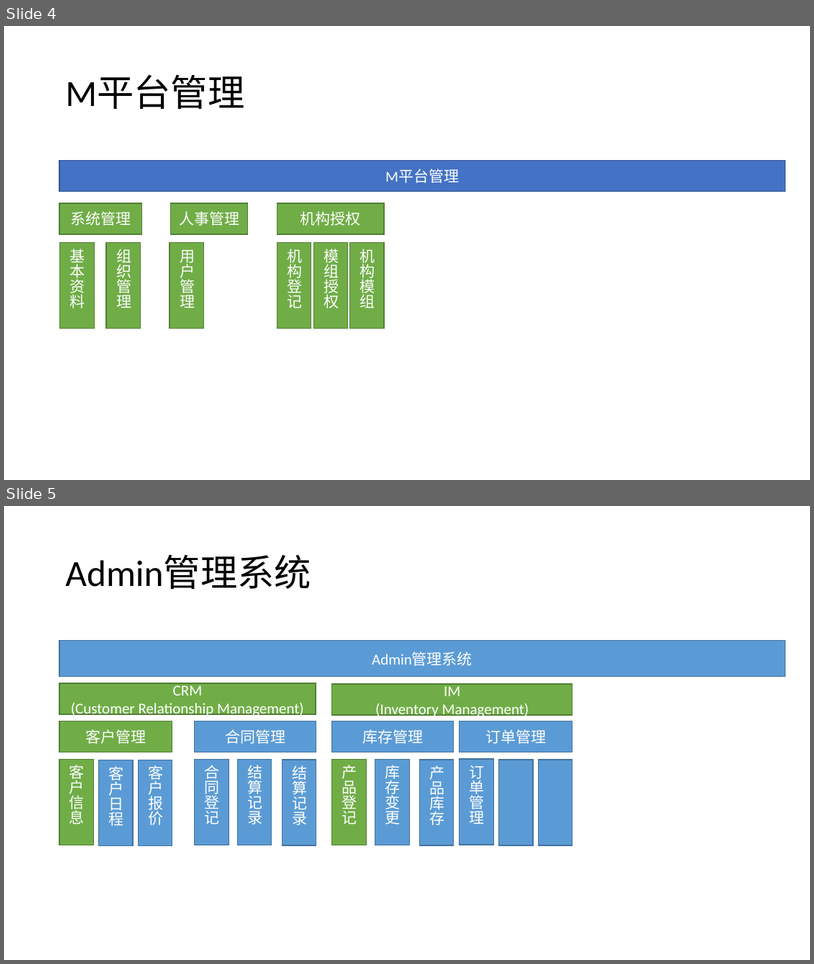
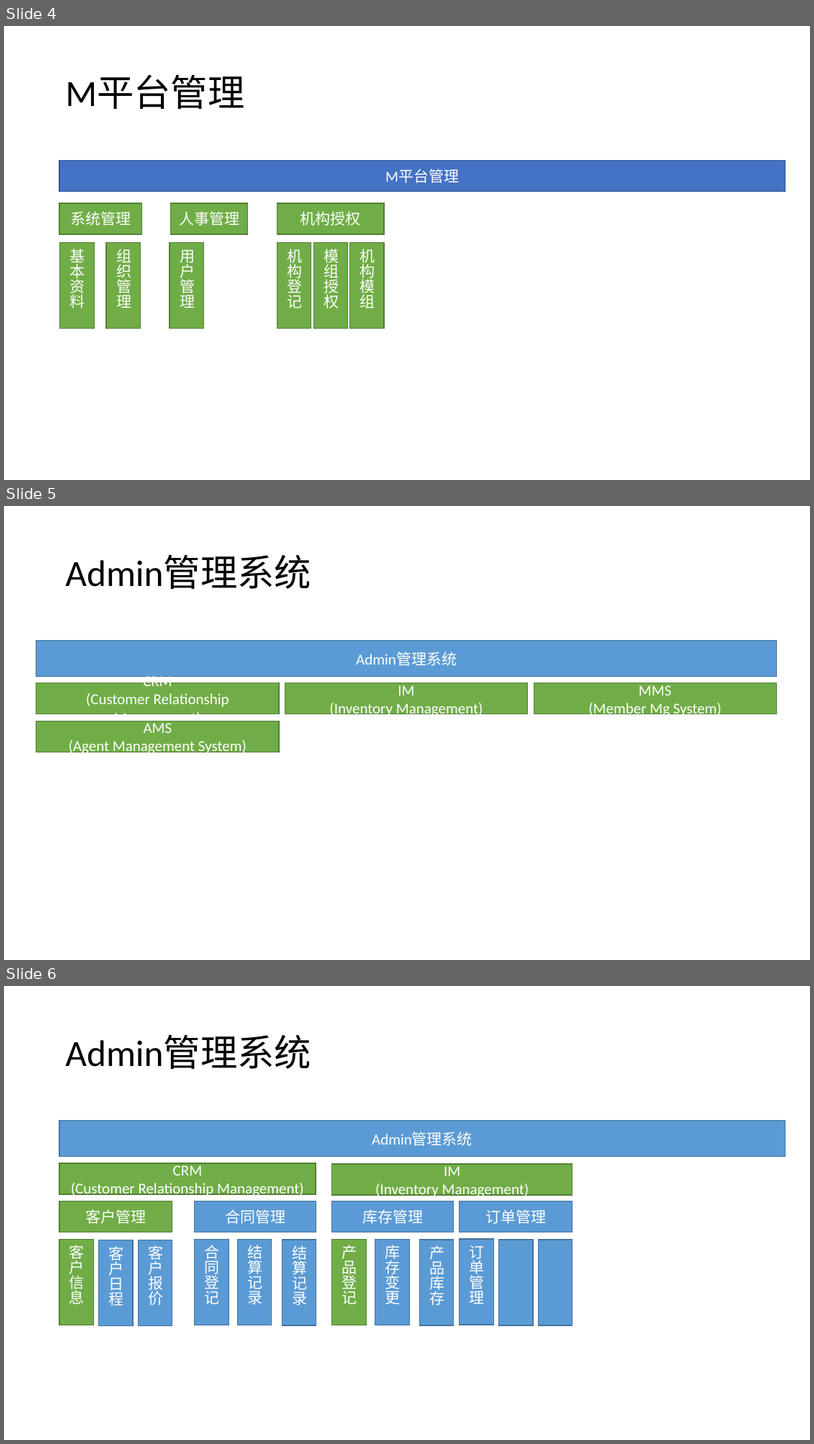
Before and after one commit to mtaste/appMarket, a slide deck: nginx/软件.pptx. Shown one above the other, each under a label of ours: slides 4 and 5 before the commit, slides 4, 5 and 6 after it. The pictures are 814x964 and 814x1444 pixels, drawn with LibreOffice and Linux fonts; fonts in the diff are those of the drawing. Boxes give left, top, right and bottom in pixels: in the first picture for what was removed or moved away, otherwise in the second. Text is boxed around its words. In the diff, an @@ line names an element or a change of style, - is before the commit and + after.

```diff
--- a/nginx/软件.pptx
+++ b/nginx/软件.pptx
@@ slide 5 added at (4,506,810,960), background #FFFFFF @@
@@ title added at (65,555,311,589), 44 pt, text #000000 @@
+Admin管理系统
@@ rectangle added at (36,641,777,677), fill #5B9BD5, outline #43739E 1 pt, 18 pt, text #FFFFFF @@
+Admin管理系统
@@ rectangle added at (36,683,279,714), fill #70AD47, outline #538035 1 pt, 18 pt, text #FFFFFF @@
+CRM
+(Customer Relationship Management)
@@ rectangle added at (286,683,528,714), fill #70AD47, outline #538035 1 pt, 18 pt, text #FFFFFF @@
+IM
+(Inventory Management)
@@ rectangle added at (534,683,777,714), fill #70AD47, outline #538035 1 pt, 18 pt, text #FFFFFF @@
+MMS
+(Member Mg System)
@@ rectangle added at (36,721,279,752), fill #70AD47, outline #538035 1 pt, 18 pt, text #FFFFFF @@
+AMS
+(Agent Management System)
@@ what was slide 5 is now slide 6 @@
```
Also in this commit, not shown: 14 other files.
